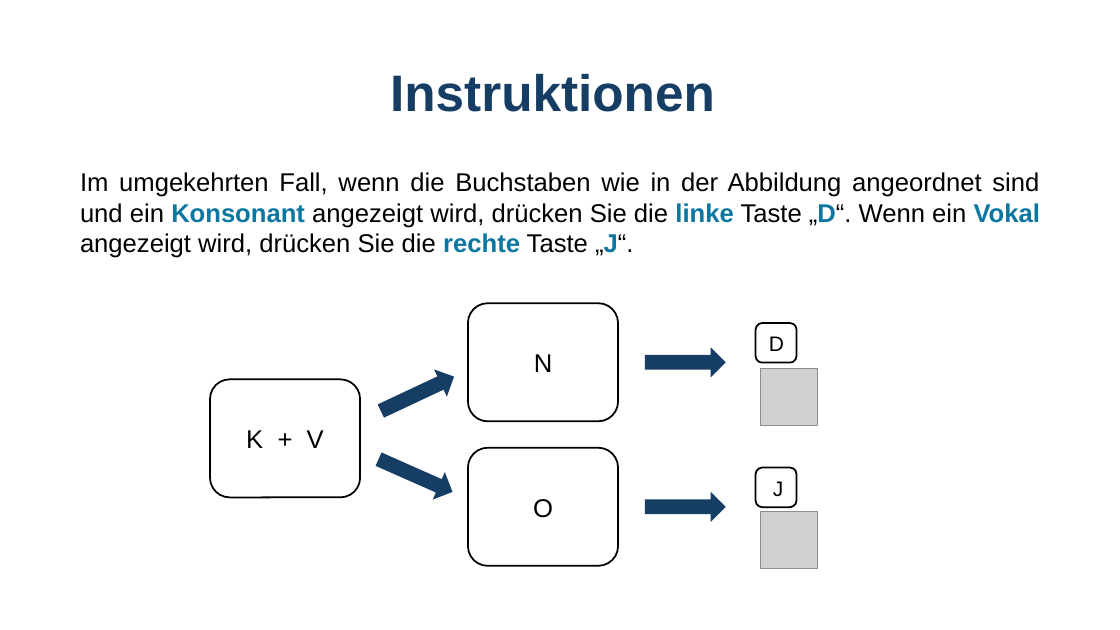
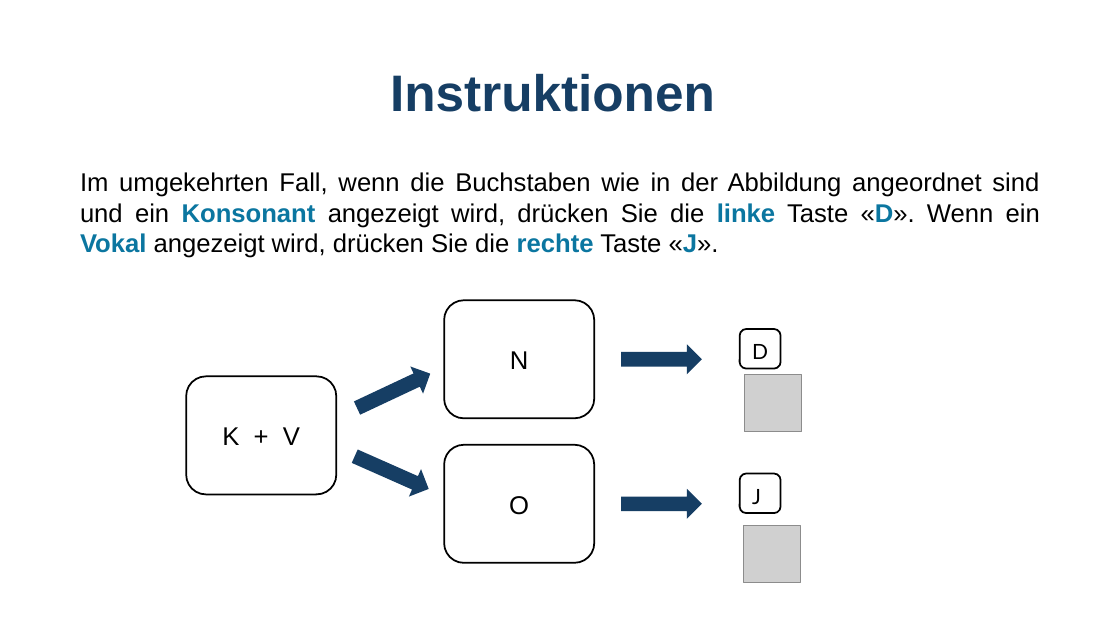
Before and after one commit to GidonFrischkorn/Ambizione-IndividualDifferencesStudy, a slide deck: slide 5 of tasks/28-letter-judgement-changing/Instructions_letterchangeSR.pptx. Drawn at 1120x630 pixels with LibreOffice and Linux fonts; fonts in the diff are those of the drawing; grey boxes stand for pictures. Boxes give left, top, right and bottom in pixels: in the first picture for what was removed or moved away, otherwise in the second. Text is boxed around its words. In the diff, an @@ line names an element or a change of style, - is before the commit and + after.

```diff
--- a/tasks/28-letter-judgement-changing/Instructions_letterchangeSR.pptx
+++ b/tasks/28-letter-judgement-changing/Instructions_letterchangeSR.pptx
@@ text at (x1=80, y1=172, x2=1040, y2=258): text changed @@
-Im umgekehrten Fall, wenn die Buchstaben wie in der Abbildung angeordnet sind und ein Konsonant angezeigt wird, drücken Sie die linke Taste „D“. Wenn ein Vokal angezeigt wird, drücken Sie die rechte Taste „J“.
+Im umgekehrten Fall, wenn die Buchstaben wie in der Abbildung angeordnet sind und ein Konsonant angezeigt wird, drücken Sie die linke Taste «D». Wenn ein Vokal angezeigt wird, drücken Sie die rechte Taste «J».
@@ 2 rounded rectangles, 1 picture, 1 text moved together from (x1=756, y1=323, x2=818, y2=507) to (x1=740, y1=329, x2=802, y2=513) @@
@@ text "D" at (x1=752, y1=344, x2=768, y2=359): font Arial to Lato @@
@@ text "J" at (x1=752, y1=489, x2=761, y2=504): font Arial to Lato @@
@@ text "J" moved from (x1=773, y1=481, x2=783, y2=497) to (x1=752, y1=489, x2=761, y2=504) @@
@@ text "O" moved from (x1=533, y1=499, x2=553, y2=518) to (x1=509, y1=496, x2=529, y2=515) @@
@@ 4 right arrows, 3 rounded rectangles, 2 texts moved together from (x1=210, y1=303, x2=725, y2=566) to (x1=187, y1=300, x2=701, y2=564) @@
@@ picture moved from (x1=760, y1=512, x2=818, y2=569) to (x1=744, y1=525, x2=801, y2=582) @@
```
Also in this commit, not shown: 2 other slides changed, 2 other files.
